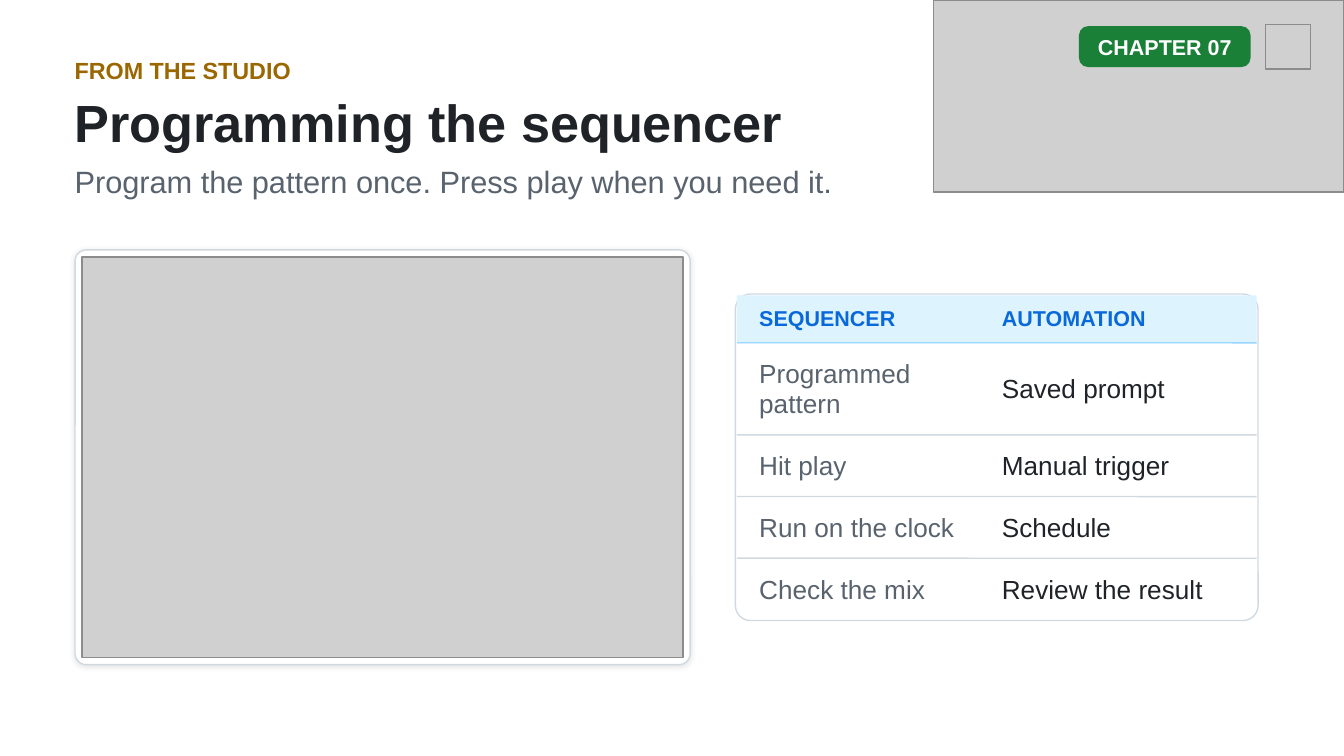
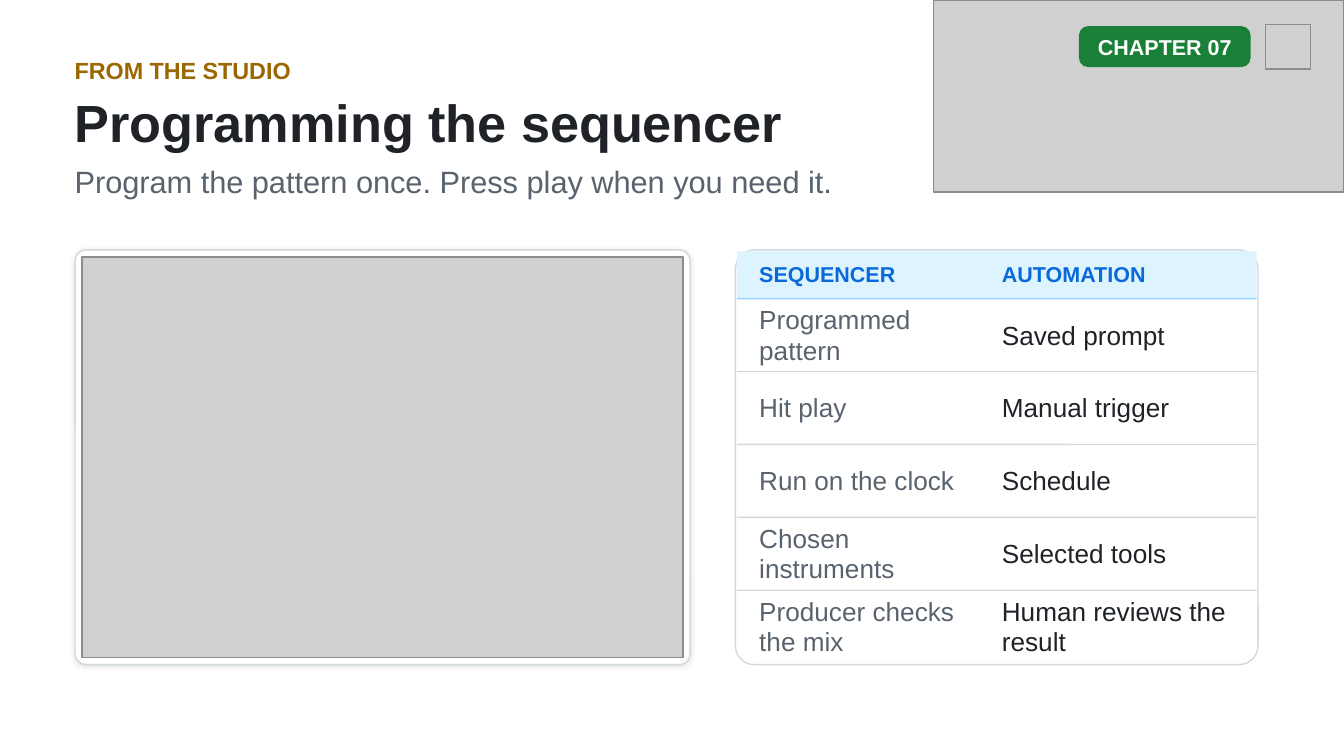
Before and after one commit to github/copilot-app-for-beginners, a slide deck: slide 4 of slides/07-automations.pptx. Drawn at 1344x756 pixels with LibreOffice and Linux fonts; fonts in the diff are those of the drawing; grey boxes stand for pictures. Boxes give left, top, right and bottom in pixels: in the first picture for what was removed or moved away, otherwise in the second. Text is boxed around its words. In the diff, an @@ line names an element or a change of style, - is before the commit and + after.

```diff
--- a/slides/07-automations.pptx
+++ b/slides/07-automations.pptx
@@ rounded rectangle: place and size @@
-rounded rectangle at (735, 294, 1258, 621)
+rounded rectangle at (735, 250, 1258, 665)
@@ 4 texts, 1 line, 1 rectangle: place and size @@
-4 texts, 1 line, 1 rectangle at (737, 296, 1257, 538)
+4 texts, 1 line, 1 rectangle at (737, 251, 1257, 491)
@@ text "Programmed pattern": place and size @@
-text "Programmed pattern" at (759, 364, 910, 419)
+text "Programmed pattern" at (759, 310, 910, 366)
@@ text "Saved prompt": place and size @@
-text "Saved prompt" at (1002, 379, 1164, 404)
+text "Saved prompt" at (1002, 326, 1164, 350)
@@ line moved from (737, 435) - (1257, 435) to (737, 371) - (1257, 371) @@
@@ text "Hit play": place and size @@
-text "Hit play" at (759, 456, 846, 481)
+text "Hit play" at (759, 398, 846, 423)
@@ text "Manual trigger": place and size @@
-text "Manual trigger" at (1002, 456, 1169, 481)
+text "Manual trigger" at (1002, 398, 1169, 423)
@@ line moved from (737, 496) - (1257, 496) to (737, 445) - (1257, 445) @@
@@ line moved from (737, 558) - (1257, 558) to (737, 517) - (1257, 517) @@
@@ text added at (759, 529, 894, 578), 14 pt, text #59636E @@
+Chosen instruments
@@ text added at (1002, 544, 1166, 564), 14 pt, text #1F2328 @@
+Selected tools
@@ line added from (737, 590) to (1257, 590), #D1D9E0 0.75 pt @@
@@ text at (759, 602, 954, 651): text changed @@
-Check the mix
+Producer checks the mix
@@ text at (1002, 602, 1225, 652): text changed @@
-Review the result
+Human reviews the result
```
Also in this commit, not shown: 7 other slides changed, 1 slide added, 7 other files.
